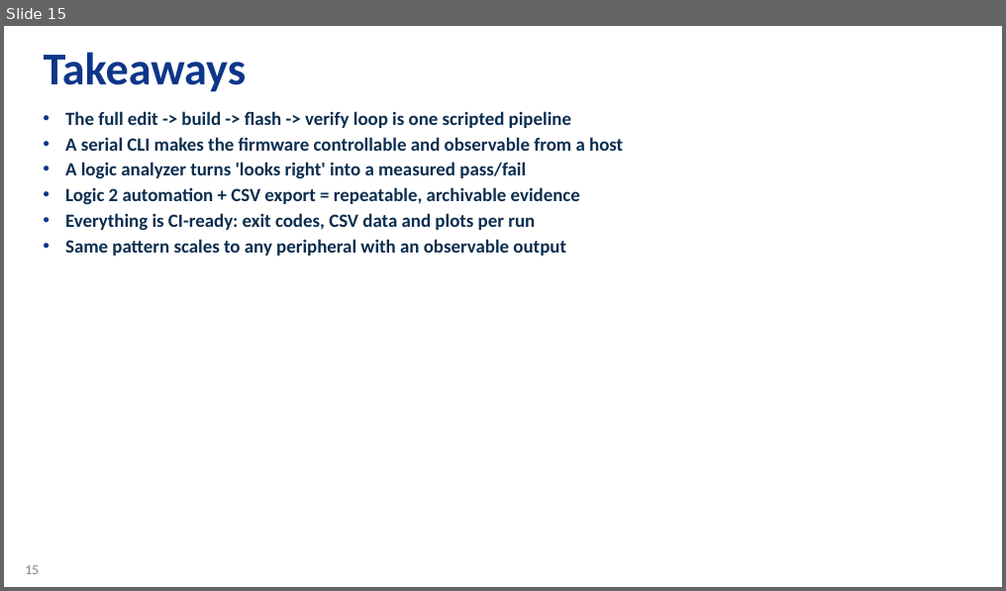
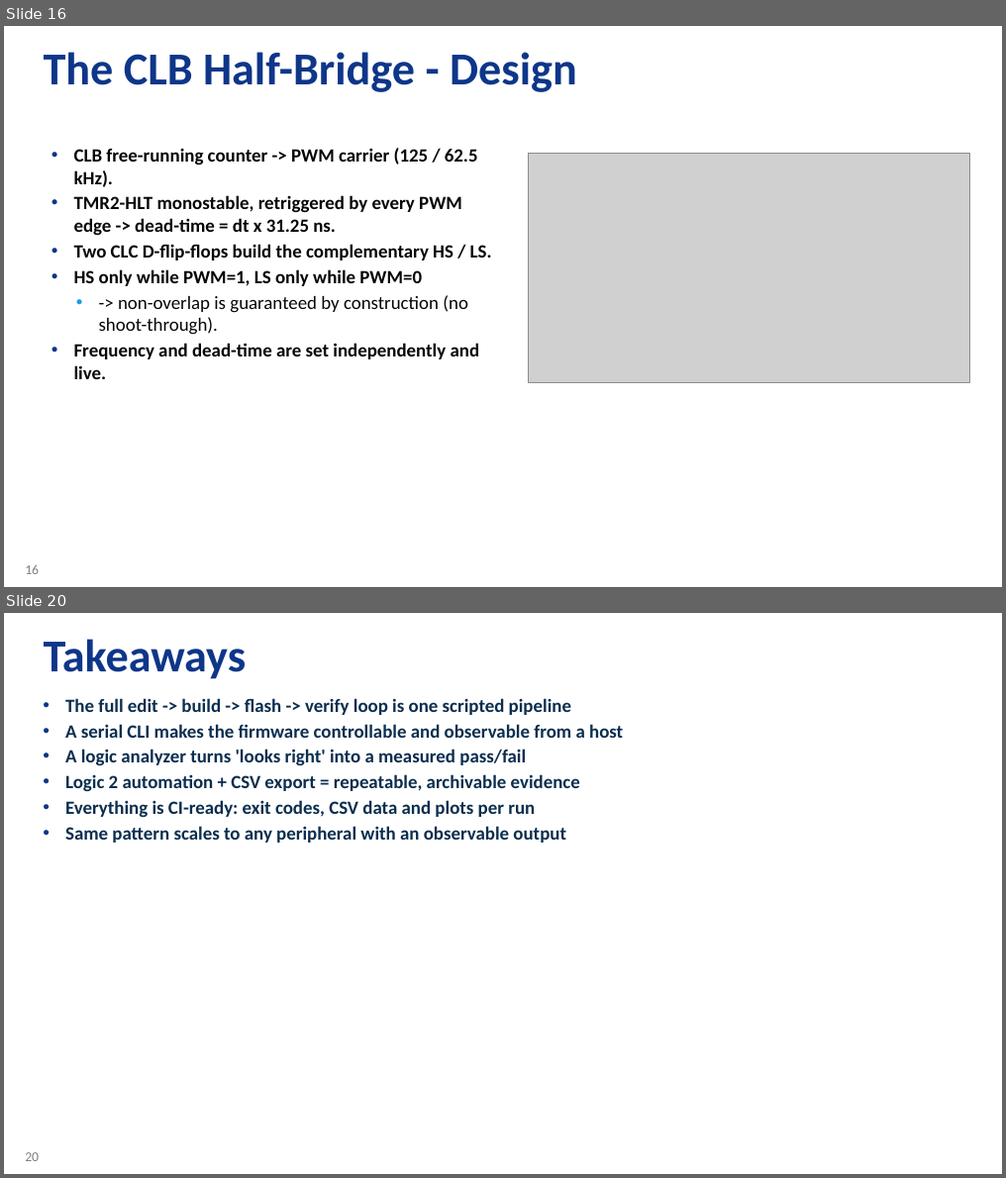
Before and after one commit to zabooh/Loop, a slide deck: loop_automation.pptx. Shown one above the other, each under a label of ours: slide 15 before the commit, slides 16 and 20 after it; the slides between them are not shown. The pictures are 1006x591 and 1006x1178 pixels, drawn with LibreOffice and Linux fonts; fonts in the diff are those of the drawing; grey boxes stand for pictures; background and template pictures are left out. Boxes give left, top, right and bottom in pixels: in the first picture for what was removed or moved away, otherwise in the second. Text is boxed around its words. In the diff, an @@ line names an element or a change of style, - is before the commit and + after.

```diff
--- a/loop_automation.pptx
+++ b/loop_automation.pptx
@@ slide 16 added at <box>4,26,1002,587</box>, background #FFFFFF; not listed: 1 template element that a slide beside it also shows @@
@@ title added at <box>44,52,577,92</box>, 44 pt, text #0E3689, bold @@
+The CLB Half-Bridge - Design
@@ text added at <box>74,148,492,379</box>, 18 pt, text #070707, bold @@
+• CLB free-running counter -> PWM carrier (125 / 62.5 kHz).
+• TMR2-HLT monostable, retriggered by every PWM edge -> dead-time = dt x 31.25 ns.
+• Two CLC D-flip-flops build the complementary HS / LS.
+• HS only while PWM=1, LS only while PWM=0
+  • -> non-overlap is guaranteed by construction (no shoot-through).
+• Frequency and dead-time are set independently and live.
@@ picture added at <box>528,154,969,382</box> @@
@@ what was slide 15 is now slide 20 @@
@@ page number at <box>25,1153,39,1161</box>: text changed @@
-15
+20
```
Also in this commit, not shown: 14 slides changed, 4 other slides added, 3 other files.
